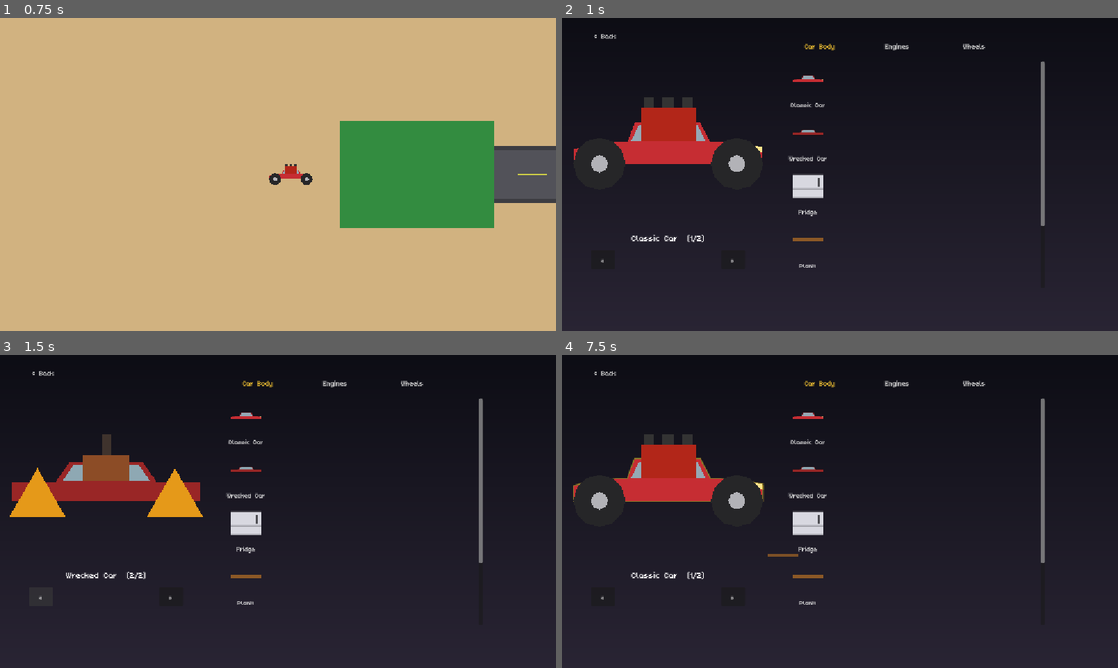
Above: before the commit, frames 1-4 (two rows, left to right).
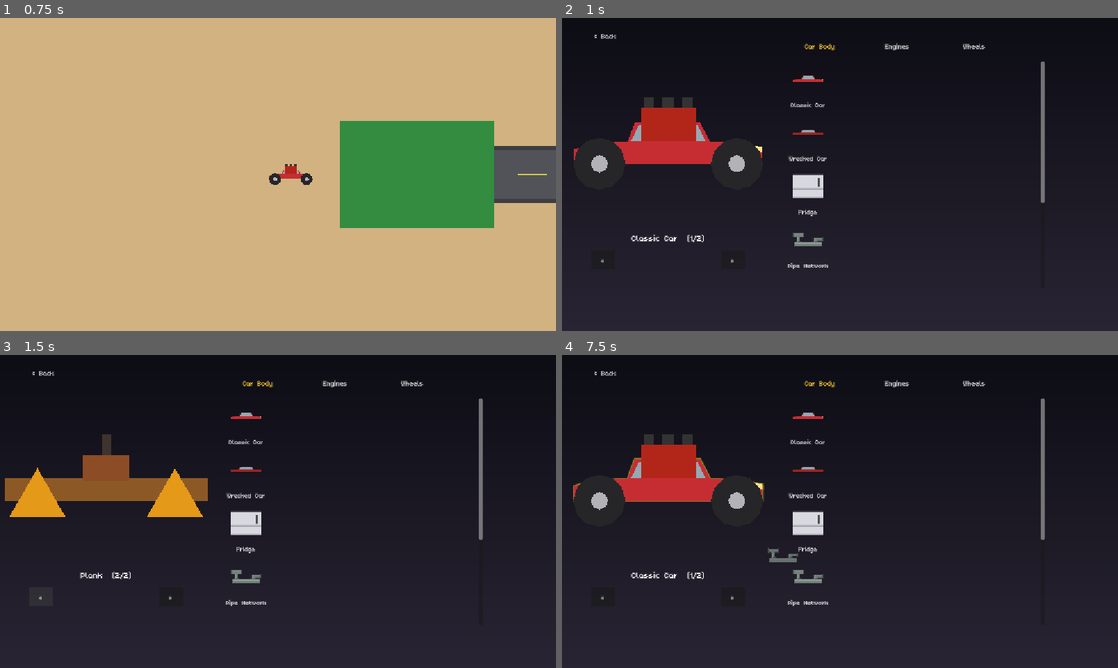
Above: after the commit, the same moments.

Repository: davidkovacwebdev/junkyard-drag-racing
Game: Godot game, scene res://scenes/world/main.tscn
Same seed, same stepped clock (60 frames per second), same inputs: the game is played once before the commit and once after it.
Inputs (mouse positions are in pixels of both pictures, inside the frame that each line leads up to):
- Up to frame 1 (0.75 s): tap Enter at 0.5 s; move the mouse to (400, 158) at 0.52 s; hold D from 0.53 s (still down); click (400, 158) at 0.67 s
- Up to frame 2 (1 s): keep holding D; tap Space at 0.77 s
- Up to frame 3 (1.5 s): release D at 1.25 s; click "<" at 1.25 s
- Up to frame 4 (7.5 s): click ">" at 2 s; click "Car Body" at 2.75 s; click "Engines" at 3.5 s; click "Wheels" at 4.25 s; click "< Back" at 5 s; tap Space at 5.75, 7.25 s; drag from (728, 527) to (840, 511) at 5.77 s; tap Enter at 6.5 s; move the mouse to (895, 442) at 6.52 s; hold D 6.53-7.25 s; drag from (812, 574) to (673, 464) at 7.27 s

Frame 1 is identical in both runs. In frame 2, 0.3% of the frame differs, in the area x 40-87%, y 58-81%; in frame 3, 2.8%, in the area x 0-87%, y 34-81%; in frame 4, 0.4%.

Commit message:
toilet body update and new pipes body

Diff:
--- a/autoload/part_database.gd
+++ b/autoload/part_database.gd
@@ -12,6 +12,7 @@
 	"res://scenes/parts/bodies/body_classic.tscn",
 	"res://scenes/parts/bodies/body_wrecked_car.tscn",
 	"res://scenes/parts/bodies/body_fridge.tscn",
+	"res://scenes/parts/bodies/body_pipes.tscn",
 	"res://scenes/parts/bodies/body_plank.tscn",
 	"res://scenes/parts/bodies/body_boat.tscn",
 	"res://scenes/parts/bodies/body_sofa.tscn",
--- /dev/null
+++ b/scenes/parts/bodies/body_pipes.tscn
@@ -0,0 +1,105 @@
+[gd_scene load_steps=3 format=3]
+
+[ext_resource type="Script" path="res://scripts/car/car_body.gd" id="1"]
+[ext_resource type="Script" path="res://scripts/parts/body_part_data.gd" id="2"]
+
+[sub_resource type="Resource" id="Resource_pipes"]
+script = ExtResource("2")
+id = &"body_pipes"
+display_name = "Pipe Network"
+mass = 16.0
+durability = 80.0
+material_type = 0
+max_wheels = 3
+
+[node name="BodyPipes" type="RigidBody2D"]
+script = ExtResource("1")
+part_data = SubResource("Resource_pipes")
+
+[node name="MainPipe" type="Polygon2D" parent="."]
+color = Color(0.45, 0.5, 0.48, 1)
+polygon = PackedVector2Array(-100, -16, 100, -16, 100, 16, -100, 16)
+
+[node name="BranchLeft" type="Polygon2D" parent="."]
+color = Color(0.45, 0.5, 0.48, 1)
+polygon = PackedVector2Array(-84, -60, -56, -60, -56, -16, -84, -16)
+
+[node name="BranchLeftTop" type="Polygon2D" parent="."]
+color = Color(0.45, 0.5, 0.48, 1)
+polygon = PackedVector2Array(-102, -84, -38, -84, -38, -56, -102, -56)
+
+[node name="BranchRight" type="Polygon2D" parent="."]
+color = Color(0.45, 0.5, 0.48, 1)
+polygon = PackedVector2Array(40, -48, 68, -48, 68, -16, 40, -16)
+
+[node name="BranchRightArm" type="Polygon2D" parent="."]
+color = Color(0.45, 0.5, 0.48, 1)
+polygon = PackedVector2Array(68, -48, 104, -48, 104, -26, 68, -26)
+
+[node name="FlangeMainLeft" type="Polygon2D" parent="."]
+color = Color(0.3, 0.33, 0.32, 1)
+polygon = PackedVector2Array(-106, -20, -100, -20, -100, 20, -106, 20)
+
+[node name="FlangeMainRight" type="Polygon2D" parent="."]
+color = Color(0.3, 0.33, 0.32, 1)
+polygon = PackedVector2Array(100, -20, 106, -20, 106, 20, 100, 20)
+
+[node name="JointLeft" type="Polygon2D" parent="."]
+color = Color(0.3, 0.33, 0.32, 1)
+polygon = PackedVector2Array(-88, -22, -52, -22, -52, -16, -88, -16)
+
+[node name="JointRight" type="Polygon2D" parent="."]
+color = Color(0.3, 0.33, 0.32, 1)
+polygon = PackedVector2Array(36, -22, 72, -22, 72, -16, 36, -16)
+
+[node name="FlangeTopLeft" type="Polygon2D" parent="."]
+color = Color(0.3, 0.33, 0.32, 1)
+polygon = PackedVector2Array(-108, -88, -102, -88, -102, -52, -108, -52)
+
+[node name="FlangeTopRight" type="Polygon2D" parent="."]
+color = Color(0.3, 0.33, 0.32, 1)
+polygon = PackedVector2Array(-38, -88, -32, -88, -32, -52, -38, -52)
+
+[node name="FlangeArm" type="Polygon2D" parent="."]
+color = Color(0.3, 0.33, 0.32, 1)
+polygon = PackedVector2Array(104, -52, 110, -52, 110, -22, 104, -22)
+
+[node name="ShineMain" type="Polygon2D" parent="."]
+color = Color(0.62, 0.67, 0.64, 1)
+polygon = PackedVector2Array(-100, -10, 100, -10, 100, -6, -100, -6)
+
+[node name="ShineLeft" type="Polygon2D" parent="."]
+color = Color(0.62, 0.67, 0.64, 1)
+polygon = PackedVector2Array(-78, -56, -74, -56, -74, -16, -78, -16)
+
+[node name="ShineLeftTop" type="Polygon2D" parent="."]
+color = Color(0.62, 0.67, 0.64, 1)
+polygon = PackedVector2Array(-102, -78, -38, -78, -38, -74, -102, -74)
+
+[node name="ShineRight" type="Polygon2D" parent="."]
+color = Color(0.62, 0.67, 0.64, 1)
+polygon = PackedVector2Array(46, -44, 50, -44, 50, -16, 46, -16)
+
+[node name="CollisionMain" type="CollisionPolygon2D" parent="."]
+polygon = PackedVector2Array(-100, -16, 100, -16, 100, 16, -100, 16)
+
+[node name="CollisionBranchLeft" type="CollisionPolygon2D" parent="."]
+polygon = PackedVector2Array(-84, -60, -56, -60, -56, -16, -84, -16)
+
+[node name="CollisionBranchLeftTop" type="CollisionPolygon2D" parent="."]
+polygon = PackedVector2Array(-102, -84, -38, -84, -38, -56, -102, -56)
+
+[node name="CollisionBranchRight" type="CollisionPolygon2D" parent="."]
+polygon = PackedVector2Array(40, -48, 68, -48, 68, -16, 40, -16)
+
+[node name="CollisionBranchRightArm" type="CollisionPolygon2D" parent="."]
+polygon = PackedVector2Array(68, -48, 104, -48, 104, -26, 68, -26)
+
+[node name="WheelMount0" type="Marker2D" parent="."]
+position = Vector2(-70, 16)
+
+[node name="WheelMount1" type="Marker2D" parent="."]
+position = Vector2(0, 16)
+
+[node name="WheelMount2" type="Marker2D" parent="."]
+position = Vector2(70, 16)
--- a/scenes/parts/wheels/wheel_toilet.tscn
+++ b/scenes/parts/wheels/wheel_toilet.tscn
@@ -15,9 +15,31 @@
 script = ExtResource("1")
 part_data = SubResource("Resource_toilet")
 
-[node name="Polygon2D" type="Polygon2D" parent="."]
+[node name="Base" type="Polygon2D" parent="."]
+color = Color(0.82, 0.82, 0.8, 1)
+polygon = PackedVector2Array(-8, 18, 8, 18, 13, 32, -13, 32)
+
+[node name="Tank" type="Polygon2D" parent="."]
 color = Color(0.93, 0.93, 0.9, 1)
-polygon = PackedVector2Array(-30, 20, -38, 5, -34, -15, -15, -30, 10, -32, 28, -20, 35, 0, 30, 18, 15, 28, -10, 28)
+polygon = PackedVector2Array(-35, -32, -14, -32, -14, -6, -35, -6)
 
-[node name="CollisionPolygon2D" type="CollisionPolygon2D" parent="."]
-polygon = PackedVector2Array(-30, 20, -38, 5, -34, -15, -15, -30, 10, -32, 28, -20, 35, 0, 30, 18, 15, 28, -10, 28)
+[node name="Bowl" type="Polygon2D" parent="."]
+color = Color(0.95, 0.95, 0.92, 1)
+polygon = PackedVector2Array(-14, -8, 34, -8, 37, -2, 32, 8, 20, 18, 8, 22, -4, 22, -14, 22)
+
+[node name="Seat" type="Polygon2D" parent="."]
+color = Color(0.85, 0.85, 0.82, 1)
+polygon = PackedVector2Array(-12, -13, 34, -13, 37, -8, -14, -8)
+
+[node name="Lid" type="Polygon2D" parent="."]
+color = Color(0.88, 0.88, 0.85, 1)
+polygon = PackedVector2Array(-37, -36, -12, -36, -12, -32, -37, -32)
+
+[node name="CollisionTank" type="CollisionPolygon2D" parent="."]
+polygon = PackedVector2Array(-37, -36, -12, -36, -14, -6, -35, -6)
+
+[node name="CollisionBowl" type="CollisionPolygon2D" parent="."]
+polygon = PackedVector2Array(-14, -13, 34, -13, 37, -2, 32, 8, 20, 18, 8, 22, -14, 22)
+
+[node name="CollisionBase" type="CollisionPolygon2D" parent="."]
+polygon = PackedVector2Array(-8, 18, 8, 18, 13, 32, -13, 32)
